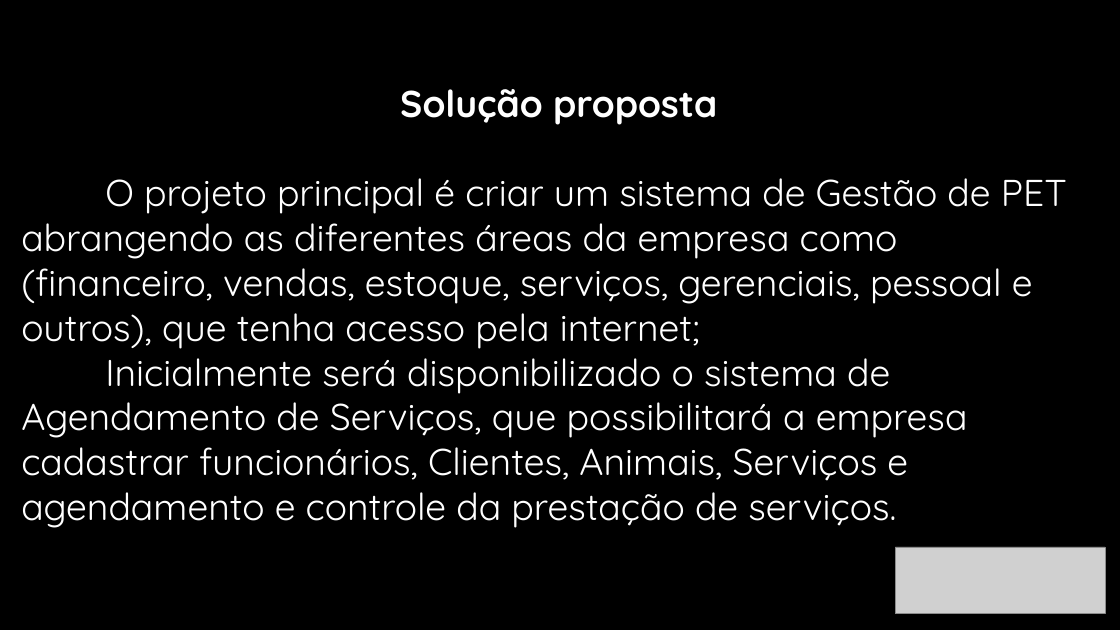
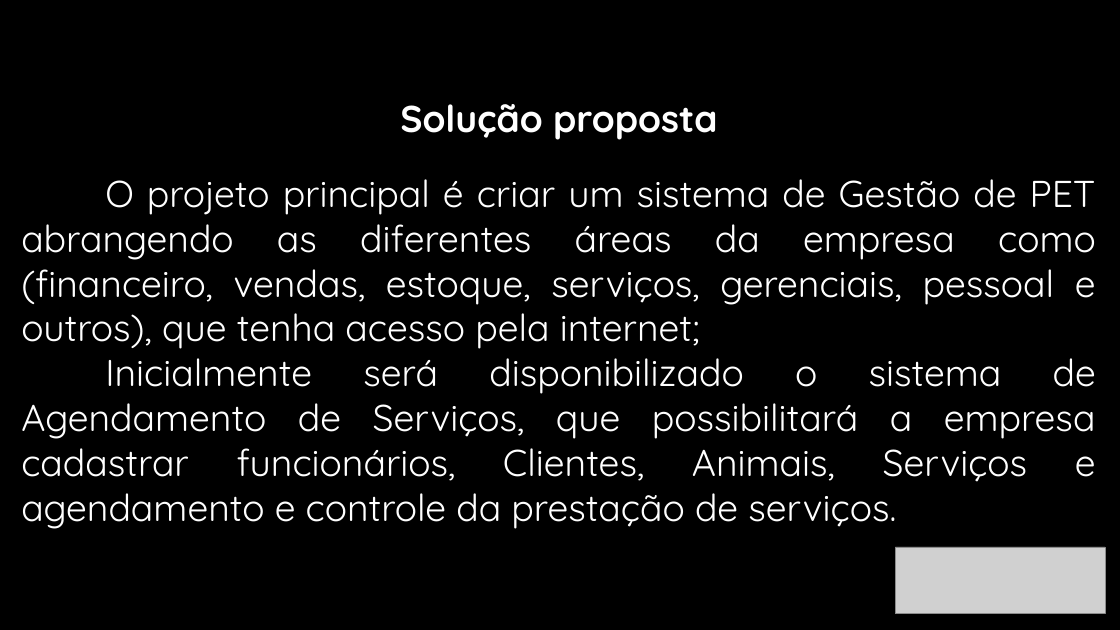
Before and after one commit to railsonsousa10/TesteDeSistema, a slide deck: slide 4 of Gestão Pet Shop.pptx. Drawn at 1120x630 pixels with LibreOffice and Linux fonts; fonts in the diff are those of the drawing; grey boxes stand for pictures; background and template pictures are left out. Boxes give left, top, right and bottom in pixels: in the first picture for what was removed or moved away, otherwise in the second. Text is boxed around its words. In the diff, an @@ line names an element or a change of style, - is before the commit and + after.

```diff
--- a/Gestão Pet Shop.pptx
+++ b/Gestão Pet Shop.pptx
@@ text at <box>400,89,717,125</box>: paragraph removed @@
-Solução proposta
@@ text added at <box>400,104,717,140</box>, 32 pt, text #FFFFFF, bold @@
+Solução proposta
@@ text "O projeto principal é criar ...": place and size @@
-text "O projeto principal é criar ..." at <box>21,89,1067,528</box>
+text "O projeto principal é criar ..." at <box>21,179,1096,529</box>
@@ text "O projeto principal é criar ..." at <box>21,179,1096,529</box>: alignment left to justified @@
```
Also in this commit, not shown: 2 other slides changed, 3 slides added, 1 slide removed.
